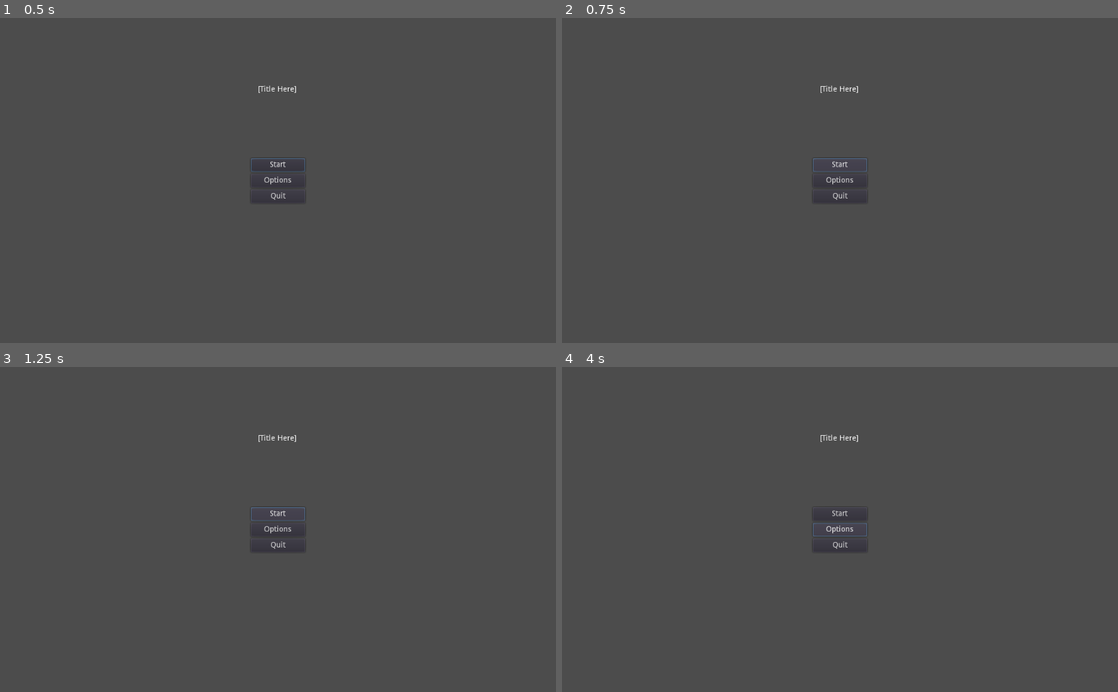
Above: before the commit, frames 1-4 (two rows, left to right).
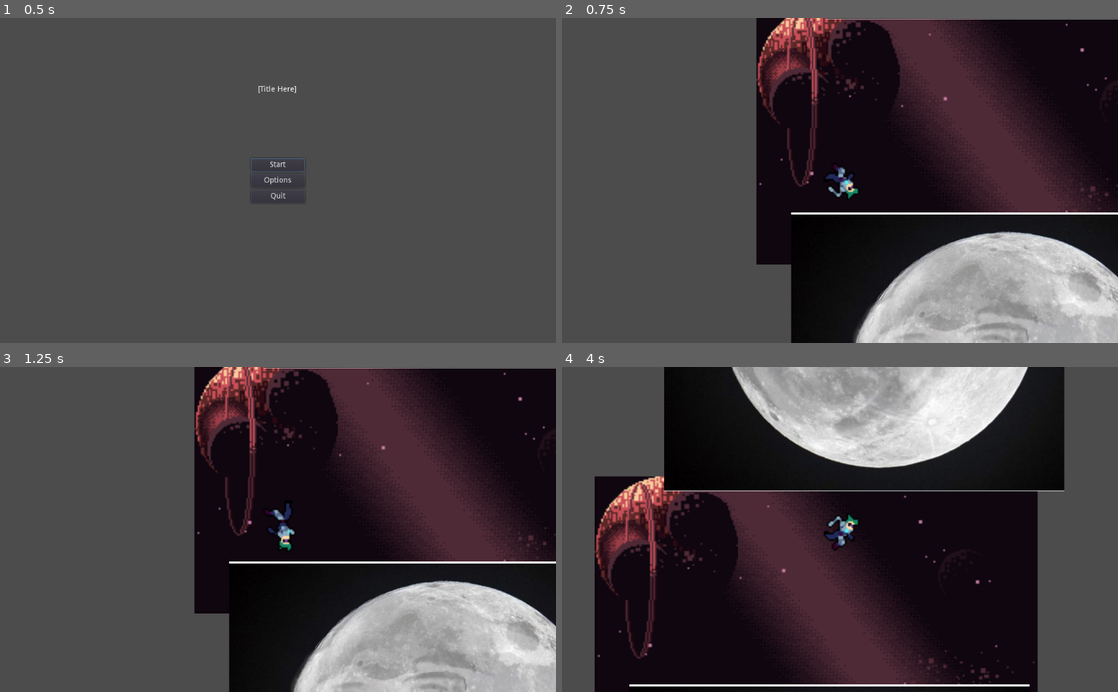
Above: after the commit, the same moments.

Repository: brothen/Final_Project
Game: Godot game, scene res://Start_Screen.tscn
The game is run twice, just before and just after one commit, with the same random seed, the same clock (stepped at 60 frames per second) and the same inputs.
Inputs (mouse positions are in pixels of both pictures, inside the frame that each line leads up to):
- Up to frame 1 (0.5 s): no input
- Up to frame 2 (0.75 s): click "Start" at 0.5 s
- Up to frame 3 (1.25 s): no input
- Up to frame 4 (4 s): click (840, 513) at 1.25 s, where only the run before the commit has a clickable "Start"; click (840, 529) at 2 s, where only the run before the commit has a clickable "Options"; hold W (jump) 2.78-3.53 s; hold D (right) from 2.78 s (still down); tap G (flip) at 2.85, 3.8 s; tap W (jump) at 3.6, 3.77 s

Frame 1 is identical in both runs. In frame 2, 63% of the frame differs, in the area x 35-100%, y 0-100%; in frame 3, 63%; in frame 4, 77%, in the area x 5-91%, y 0-100%.

Commit message:
fixed gravity & movement

Diff:
--- a/Level1.tscn
+++ b/Level1.tscn
@@ -42,8 +42,9 @@
 
 [node name="TileMap" type="TileMap" parent="."]
 tile_set = SubResource( 2 )
+collision_layer = 2
 format = 1
-tile_data = PoolIntArray( 393217, 0, 0 )
+tile_data = PoolIntArray( -655358, 0, 0, 393217, 0, 0 )
 
 [node name="ParallaxBackground" type="ParallaxBackground" parent="."]
 
--- /dev/null
+++ b/Level3.tscn
@@ -0,0 +1,51 @@
+[gd_scene load_steps=7 format=2]
+
+[ext_resource path="res://Player/Player.tscn" type="PackedScene" id=1]
+[ext_resource path="res://Assets/Moon Devito Classic (1).jpg" type="Texture" id=2]
+[ext_resource path="res://Assets/desert_background.png" type="Texture" id=3]
+[ext_resource path="res://Camera2D.gd" type="Script" id=8]
+
+[sub_resource type="ConvexPolygonShape2D" id=1]
+points = PoolVector2Array( 737, 667, 0, 667, 0, 2, 737, 2 )
+
+[sub_resource type="TileSet" id=2]
+0/name = "Moon Devito Classic (1).jpg 0"
+0/texture = ExtResource( 2 )
+0/tex_offset = Vector2( 0, 0 )
+0/modulate = Color( 1, 1, 1, 1 )
+0/region = Rect2( 87, 12, 737, 667 )
+0/tile_mode = 0
+0/occluder_offset = Vector2( 0, 0 )
+0/navigation_offset = Vector2( 0, 0 )
+0/shape_offset = Vector2( 0, 0 )
+0/shape_transform = Transform2D( 1, 0, 0, 1, 0, 0 )
+0/shape = SubResource( 1 )
+0/shape_one_way = false
+0/shape_one_way_margin = 1.0
+0/shapes = [ {
+"autotile_coord": Vector2( 0, 0 ),
+"one_way": false,
+"one_way_margin": 1.0,
+"shape": SubResource( 1 ),
+"shape_transform": Transform2D( 1, 0, 0, 1, 0, 0 )
+} ]
+0/z_index = 0
+
+[node name="Game" type="Node2D"]
+
+[node name="Sprite" type="Sprite" parent="."]
+position = Vector2( 287, 302 )
+scale = Vector2( 2, 2 )
+texture = ExtResource( 3 )
+
+[node name="Player" parent="." instance=ExtResource( 1 )]
+position = Vector2( 154, 313 )
+
+[node name="TileMap" type="TileMap" parent="."]
+tile_set = SubResource( 2 )
+format = 1
+tile_data = PoolIntArray( 393217, 0, 0 )
+
+[node name="Camera2D" type="Camera2D" parent="."]
+current = true
+script = ExtResource( 8 )
--- a/Player/Falling.gd
+++ b/Player/Falling.gd
@@ -11,12 +11,25 @@
 	player.jump_power = Vector2.ZERO
 
 func physics_process(_delta):
-	if player.is_on_floor() and player.velocity.dot(Vector2.UP) < 0:
-		player.velocity.y = 0
-		SM.set_state("Idle")
-	if player.is_on_ceiling():
-		player.velocity.y = 0
-	var input_vector = Vector2(Input.get_action_strength("right") - Input.get_action_strength("left"),1.0)
-	player.set_direction(sign(input_vector.x))
-	player.velocity.y += input_vector.y + player.gravity.y
+	if player.flipped==false:
+		if player.is_on_floor() and player.velocity.y > 0:
+			player.velocity.y = 0
+			if player.is_moving():
+				SM.set_state("Moving")
+			else:
+				SM.set_state("Idle")
+			return
+		if player.is_on_ceiling():
+			player.velocity.y = 0
+	elif player.flipped==true:
+		if player.is_on_floor() and player.velocity.y < 0:
+			player.velocity.y = 0
+			if player.is_moving():
+				SM.set_state("Moving")
+			else:
+				SM.set_state("Idle")
+			return
+
+
+	player.velocity += player.move_speed * player.move_vector() + player.gravity
 	player.move_and_slide(player.velocity, Vector2.UP)
--- a/Player/Idle.gd
+++ b/Player/Idle.gd
@@ -7,13 +7,13 @@
 	yield(player, "ready")
 
 func start():
-	player.velocity = Vector2.ZERO
+	player.velocity = Vector2(0,1.0)
 	player.set_animation("Idle")
 
 func physics_process(_delta):
 	if not player.is_on_floor():
 		SM.set_state("Falling")
-	if Input.is_action_pressed("left") or Input.is_action_pressed("right"):
+	if player.is_moving():
 		SM.set_state("Moving")
 	if Input.is_action_pressed("jump"):
 		SM.set_state("Jumping")
--- a/Player/Moving.gd
+++ b/Player/Moving.gd
@@ -2,6 +2,8 @@
 
 onready var SM = get_parent()
 onready var player = get_node("../..")
+
+onready var prev_direction = player.direction
 
 func _ready():
 	yield(player, "ready")
@@ -13,12 +15,15 @@
 func physics_process(_delta):
 	if not player.is_on_floor():
 		SM.set_state("Falling")
+	else:
+		player.velocity.y = 0
 	if Input.is_action_pressed("jump"):
 		SM.set_state("Jumping")
-	if Input.is_action_pressed("left") or Input.is_action_pressed("right"):
-		var input_vector = Vector2(Input.get_action_strength("right") - Input.get_action_strength("left"),1.0)
-		player.set_direction(sign(input_vector.x))
-		player.velocity.x += player.move_speed * input_vector.x
+	if player.is_moving():
+		if player.direction != prev_direction:
+			player.velocity.x = 0
+			prev_direction = player.direction
+		player.velocity += player.move_speed * player.move_vector()
 		player.move_and_slide(player.velocity, Vector2.UP)
 	else:
 		player.velocity = Vector2.ZERO
--- a/Player/Player.gd
+++ b/Player/Player.gd
@@ -6,17 +6,22 @@
 var jump_power = Vector2.ZERO
 var direction = 1
 
+var flipped=false
+
 export var gravity = Vector2(0,30)
 
-var flipped=false
+export var move_speed = 20
+export var max_move = 300
 
-export var move_speed = 50
-export var max_move = 400
+export var jump_speed = 200
+export var max_jump = 600
 
-export var jump_speed = 10
-export var max_jump = 120
+export var leap_speed = 200
+export var max_leap = 1200
 
-
+var moving = false
+var is_jumping = false
+var should_direction_flip = true # wether or not player controls (left/right) can flip the player sprite
 
 
 func _physics_process(_delta):
@@ -24,23 +29,55 @@
 		velocity.y=0
 		if flipped==false:
 			gravity=Vector2(0,-30)
+			$Floor.rotation_degrees=180
 			$AnimatedSprite.flip_v=true
+			$AnimatedSprite.position.y=6
 			flipped=true
 		elif flipped==true:
 			gravity=Vector2(0,30)
+			$Floor.rotation_degrees=0
 			$AnimatedSprite.flip_v=false
+			$AnimatedSprite.position.y=-4
 			flipped=false
+
 	velocity.x = clamp(velocity.x,-max_move,max_move)
 
-	if direction < 0 and not $AnimatedSprite.flip_h: $AnimatedSprite.flip_h = true
-	if direction > 0 and $AnimatedSprite.flip_h: $AnimatedSprite.flip_h = false
+	if should_direction_flip:
+		if direction < 0 and not $AnimatedSprite.flip_h: $AnimatedSprite.flip_h = true
+		if direction > 0 and $AnimatedSprite.flip_h: $AnimatedSprite.flip_h = false
 
 
+	if position.y > 1500:
+		queue_free()
 
-func set_direction(d):
-	direction = d
+
+func is_moving():
+	if Input.is_action_pressed("left") or Input.is_action_pressed("right"):
+		return true
+	return false
+
+func move_vector():
+	return Vector2(Input.get_action_strength("right") - Input.get_action_strength("left"),0.0)
+
+func _unhandled_input(event):
+	if event.is_action_pressed("left"):
+		direction = -1
+	if event.is_action_pressed("right"):
+		direction = 1
 
 func set_animation(anim):
 	if $AnimatedSprite.animation == anim: return
 	if $AnimatedSprite.frames.has_animation(anim): $AnimatedSprite.play(anim)
 	else: $AnimatedSprite.play()
+
+func is_on_floor():
+	var fl = $Floor.get_children()
+	for f in fl:
+		if f.is_colliding():
+			return true
+	return false
+
+
+
+func die():
+	queue_free()
--- a/Player/Player.tscn
+++ b/Player/Player.tscn
@@ -10,7 +10,11 @@
 [ext_resource path="res://Assets/3 Cyborg/Cyborg_idle.png" type="Texture" id=8]
 [ext_resource path="res://Assets/3 Cyborg/Cyborg_jump.png" type="Texture" id=9]
 [ext_resource path="res://Assets/3 Cyborg/Cyborg_doublejump.png" type="Texture" id=10]
-[ext_resource path="res://Player/Moving_and_Jumping.gd" type="Script" id=11]
+
+[sub_resource type="AtlasTexture" id=23]
+flags = 4
+atlas = ExtResource( 1 )
+region = Rect2( 0, 0, 48, 48 )
 
 [sub_resource type="AtlasTexture" id=18]
 flags = 4
@@ -109,7 +113,7 @@
 
 [sub_resource type="SpriteFrames" id=17]
 animations = [ {
-"frames": [ SubResource( 18 ), SubResource( 19 ), SubResource( 20 ), SubResource( 21 ), SubResource( 22 ) ],
+"frames": [ SubResource( 23 ), SubResource( 18 ), SubResource( 19 ), SubResource( 20 ), SubResource( 21 ), SubResource( 22 ) ],
 "loop": true,
 "name": "Falling",
 "speed": 10.0
@@ -138,13 +142,35 @@
 script = ExtResource( 2 )
 
 [node name="AnimatedSprite" type="AnimatedSprite" parent="."]
-position = Vector2( 10.6667, -5.33333 )
+position = Vector2( 10, 6 )
 frames = SubResource( 17 )
 animation = "Idle"
+flip_v = true
 
 [node name="CollisionShape2D" type="CollisionShape2D" parent="."]
 position = Vector2( -0.333333, 1.33333 )
 shape = SubResource( 2 )
+
+[node name="Floor" type="Node2D" parent="."]
+position = Vector2( 0, 1 )
+rotation = 3.14159
+
+[node name="Left" type="RayCast2D" parent="Floor"]
+enabled = true
+cast_to = Vector2( 0, 20 )
+collision_mask = 2
+
+[node name="Center" type="RayCast2D" parent="Floor"]
+position = Vector2( -9.33333, 0 )
+enabled = true
+cast_to = Vector2( 0, 20 )
+collision_mask = 2
+
+[node name="Right" type="RayCast2D" parent="Floor"]
+position = Vector2( 8.66667, 0 )
+enabled = true
+cast_to = Vector2( 0, 20 )
+collision_mask = 2
 
 [node name="StateMachine" type="Node" parent="."]
 script = ExtResource( 3 )
@@ -160,6 +186,3 @@
 
 [node name="Falling" type="Node" parent="StateMachine"]
 script = ExtResource( 7 )
-
-[node name="Moving_and_Jumping" type="Node" parent="StateMachine"]
-script = ExtResource( 11 )
--- a/Player/StateMachine.gd
+++ b/Player/StateMachine.gd
@@ -1,16 +1,14 @@
 extends Node
 
-onready var state=null
-onready var previous_state=null
-onready var state_name=""
+onready var state = null
+onready var previous_state = null
+onready var state_name = ""
 
 func _ready():
 	if get_child_count():
 		set_state(get_children()[0].name)
 
 func _physics_process(delta):
-	if Input.is_action_just_pressed("flip"):
-		set_state("Falling")
 	if state and state.has_method("physics_process"):
 		state.physics_process(delta)
 
--- a/Start_Screen.gd
+++ b/Start_Screen.gd
@@ -12,7 +12,7 @@
 
 
 func _on_Start_Button_pressed():
-	get_tree().change_scene("res://Game.tscn")
+	get_tree().change_scene("res://Level1.tscn")
 
 
 func _on_Quit_Button_pressed():
